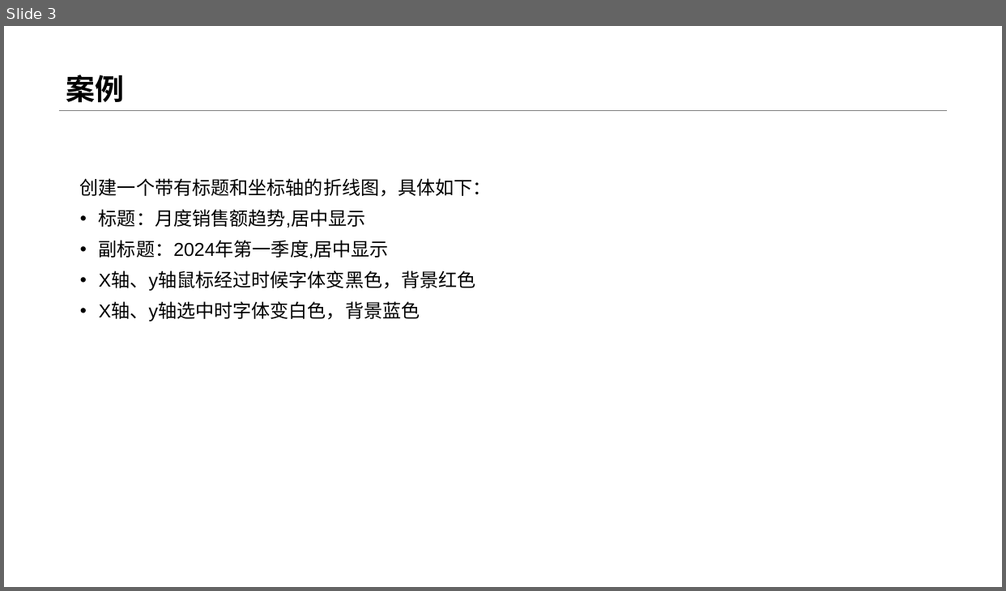
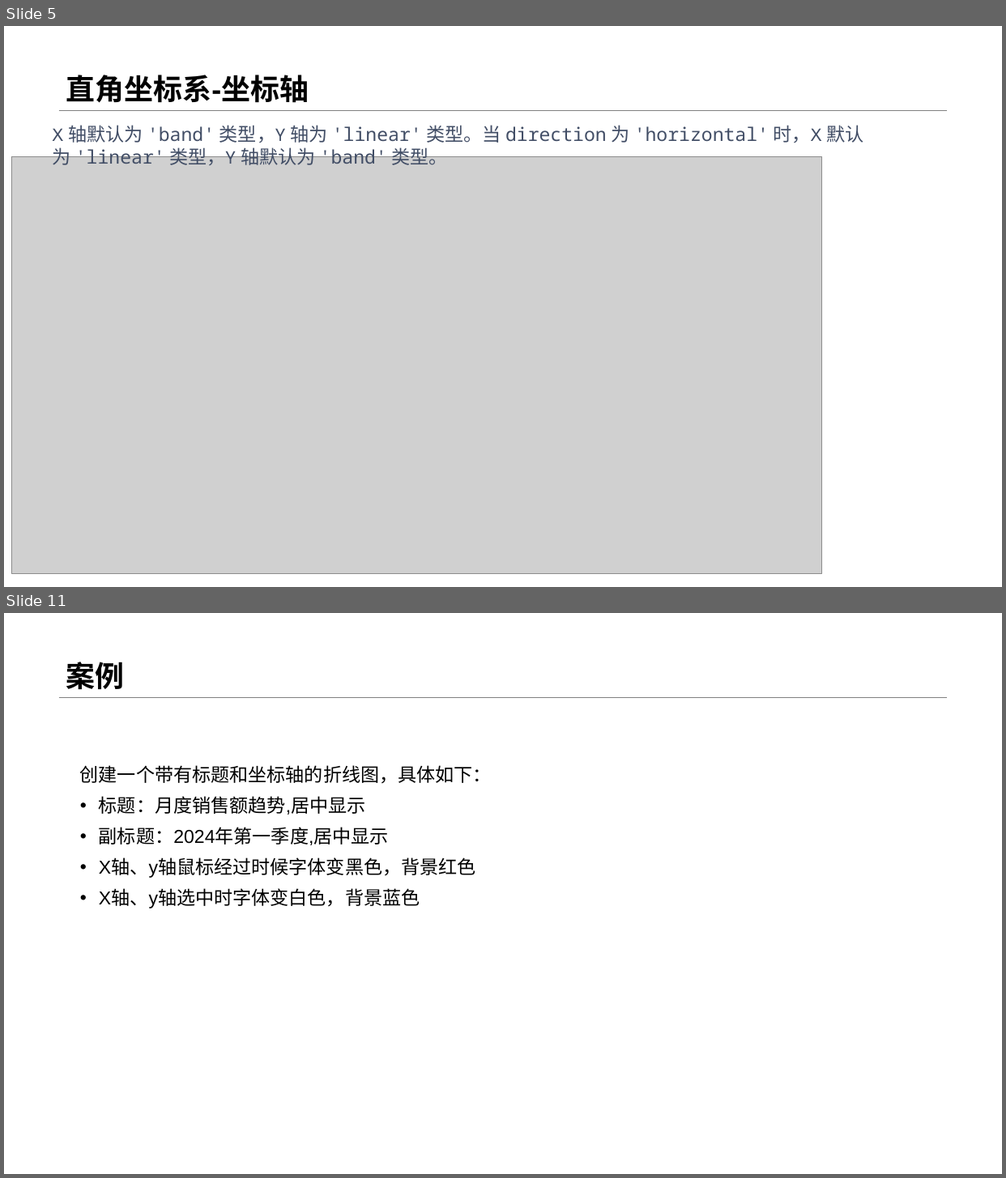
Before and after one commit to menglin1997/vchartCourse, a slide deck: code/Chapter 2 - Detailed Explanation of Chart Concepts/07-Title and coordinate axis control/07-标题和坐标轴配置.pptx. Shown one above the other, each under a label of ours: slide 3 before the commit, slides 5 and 11 after it; the slides between them are not shown. The pictures are 1006x591 and 1006x1178 pixels, drawn with LibreOffice and Linux fonts; fonts in the diff are those of the drawing; grey boxes stand for pictures. Boxes give left, top, right and bottom in pixels: in the first picture for what was removed or moved away, otherwise in the second. Text is boxed around its words. In the diff, an @@ line names an element or a change of style, - is before the commit and + after.

```diff
--- a/code/Chapter 2 - Detailed Explanation of Chart Concepts/07-Title and coordinate axis control/07-标题和坐标轴配置.pptx
+++ b/code/Chapter 2 - Detailed Explanation of Chart Concepts/07-Title and coordinate axis control/07-标题和坐标轴配置.pptx
@@ slide 5 added at [4,26,1002,587], background #FFFFFF; not listed: 1 template element that a slide beside it also shows @@
@@ title added at [66,75,309,103], 28 pt, text #000000, bold @@
+直角坐标系-坐标轴
@@ text added at [53,125,864,165], 18 pt, text #424E66 @@
+X 轴默认为 'band' 类型，Y 轴为 'linear' 类型。当 direction 为 'horizontal' 时，X 默认为 'linear' 类型，Y 轴默认为 'band' 类型。
@@ picture added at [11,156,821,574] @@
@@ what was slide 3 is now slide 11 @@
```
Also in this commit, not shown: 1 slide changed, 7 other slides added, 7 other files.
